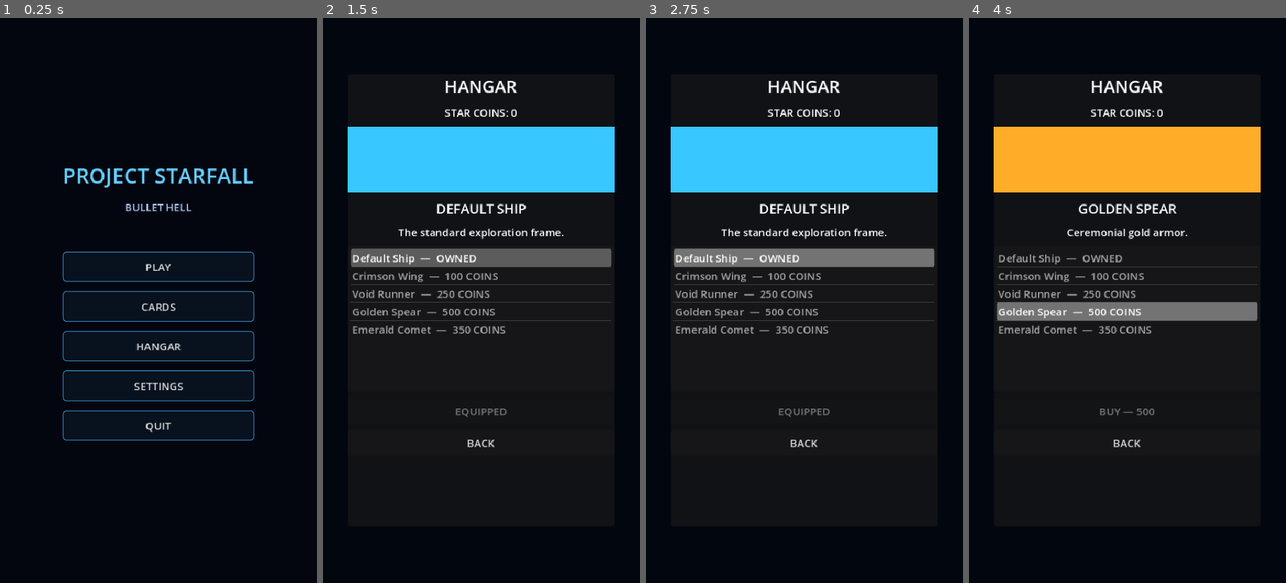
Above: before the commit, frames 1-4 (left to right).
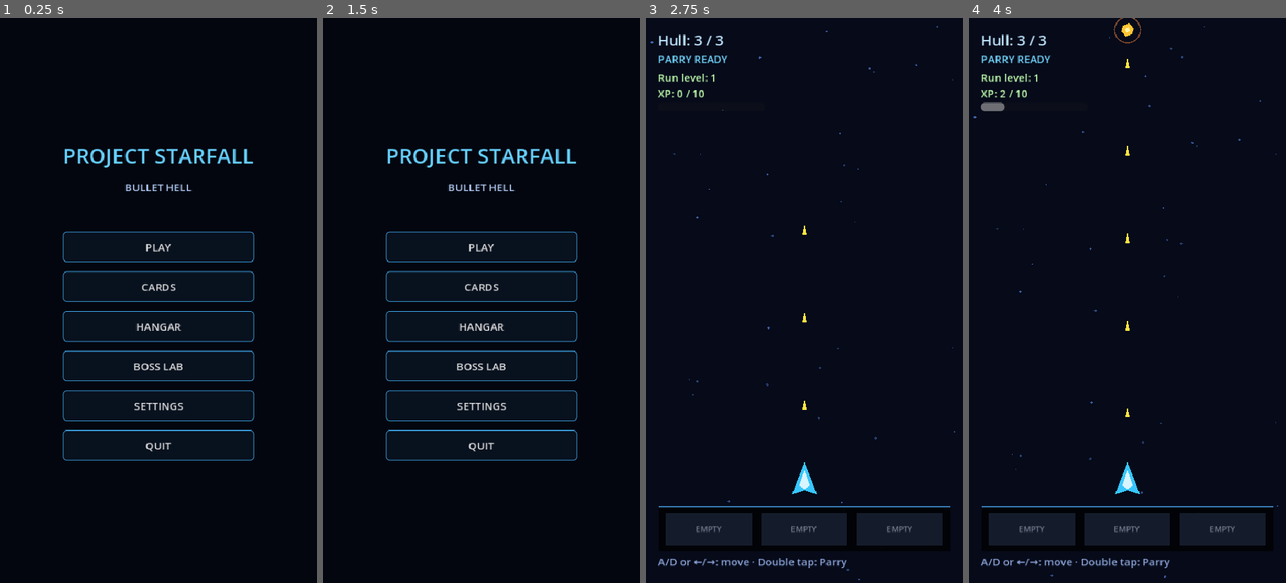
Above: after the commit, the same moments.

Repository: Gonz007/Bullet-Rogue
Game: Godot game, scene res://scenes/MainMenu.tscn
Two runs of this game, one before a commit and one after it. Both use one fixed random seed, a clock stepped at 60 frames per second and the inputs below.
Inputs (mouse positions are in pixels of both pictures, inside the frame that each line leads up to):
- Up to frame 1 (0.25 s): no input
- Up to frame 2 (1.5 s): click (481, 368) at 0.5 s, where only the run after the commit has a clickable "BOSS LAB"; click (481, 351) at 1.25 s, where only the run after the commit has a clickable "BACK"
- Up to frame 3 (2.75 s): click "PLAY" at 2 s
- Up to frame 4 (4 s): click (1127, 266) at 2.75 s, where only the run before the commit has a clickable "PLAY"; click (1127, 306) at 3.5 s, where only the run before the commit has a clickable "CARDS"

The runs differ from the first frame. In frame 1, 6.0% of the frame differs, in the area x 19-81%, y 23-79%; in frame 2, 18%; in frame 3, 20%; in frame 4, 20%, in the area x 1-98%, y 0-100%.

Commit message:
Add boss lab menu entry

Diff:
--- a/scenes/MainMenu.tscn
+++ b/scenes/MainMenu.tscn
@@ -3,6 +3,7 @@
 [ext_resource type="Script" path="res://scripts/ui/sci_fi_button.gd" id="2"]
 [ext_resource type="PackedScene" path="res://scenes/ui/SettingsPanel.tscn" id="3"]
 [ext_resource type="PackedScene" path="res://scenes/ui/Hangar.tscn" id="4"]
+[ext_resource type="PackedScene" path="res://scenes/ui/BossLab.tscn" id="5"]
 [node name="MainMenu" type="Control"]
 layout_mode = 3
 anchors_preset = 15
@@ -53,6 +54,11 @@
 layout_mode = 2
 text = "HANGAR"
 script = ExtResource("2")
+[node name="BossLab" type="Button" parent="Center/Layout"]
+custom_minimum_size = Vector2(0, 46)
+layout_mode = 2
+text = "BOSS LAB"
+script = ExtResource("2")
 [node name="Settings" type="Button" parent="Center/Layout"]
 custom_minimum_size = Vector2(0, 46)
 layout_mode = 2
@@ -77,3 +83,5 @@
 visible = false
 [node name="Hangar" parent="." instance=ExtResource("4")]
 visible = false
+[node name="BossLab" parent="." instance=ExtResource("5")]
+visible = false
--- /dev/null
+++ b/scenes/ui/BossLab.tscn
@@ -0,0 +1,50 @@
+[gd_scene]
+
+[node name="BossLab" type="Control"]
+layout_mode = 3
+anchors_preset = 15
+anchor_right = 1.0
+anchor_bottom = 1.0
+[node name="Background" type="ColorRect" parent="."]
+layout_mode = 1
+anchors_preset = 15
+anchor_right = 1.0
+anchor_bottom = 1.0
+color = Color(0.01, 0.025, 0.06, 1)
+[node name="Layout" type="VBoxContainer" parent="."]
+layout_mode = 1
+anchors_preset = -1
+anchor_left = 0.12
+anchor_top = 0.22
+anchor_right = 0.88
+anchor_bottom = 0.78
+theme_override_constants/separation = 14
+[node name="Title" type="Label" parent="Layout"]
+layout_mode = 2
+theme_override_font_sizes/font_size = 28
+horizontal_alignment = 1
+text = "BOSS LAB"
+[node name="Info" type="Label" parent="Layout"]
+layout_mode = 2
+autowrap_mode = 2
+horizontal_alignment = 1
+text = "Boss encounter tests unlock as each boss is implemented."
+[node name="Boss1" type="Button" parent="Layout"]
+custom_minimum_size = Vector2(0, 46)
+layout_mode = 2
+disabled = true
+text = "BOSS 1 — LOCKED"
+[node name="Boss2" type="Button" parent="Layout"]
+custom_minimum_size = Vector2(0, 46)
+layout_mode = 2
+disabled = true
+text = "BOSS 2 — LOCKED"
+[node name="Boss3" type="Button" parent="Layout"]
+custom_minimum_size = Vector2(0, 46)
+layout_mode = 2
+disabled = true
+text = "BOSS 3 — LOCKED"
+[node name="Back" type="Button" parent="Layout"]
+custom_minimum_size = Vector2(0, 42)
+layout_mode = 2
+text = "BACK"
--- a/scripts/ui/main_menu.gd
+++ b/scripts/ui/main_menu.gd
@@ -4,7 +4,9 @@
 	$Center/Layout/Play.pressed.connect(func() -> void: get_tree().change_scene_to_file("res://scenes/Main.tscn"))
 	$Center/Layout/Cards.pressed.connect(func() -> void: $CollectionNotice.visible = true)
 	$Center/Layout/Hangar.pressed.connect(func() -> void: $Hangar.visible = true)
+	$Center/Layout/BossLab.pressed.connect(func() -> void: $BossLab.visible = true)
 	$Center/Layout/Settings.pressed.connect(func() -> void: $Settings.visible = true)
 	$Center/Layout/Quit.pressed.connect(func() -> void: get_tree().quit())
 	$Settings.closed.connect(func() -> void: $Settings.visible = false)
 	$Hangar.hide()
+	$BossLab/Layout/Back.pressed.connect(func() -> void: $BossLab.hide())
